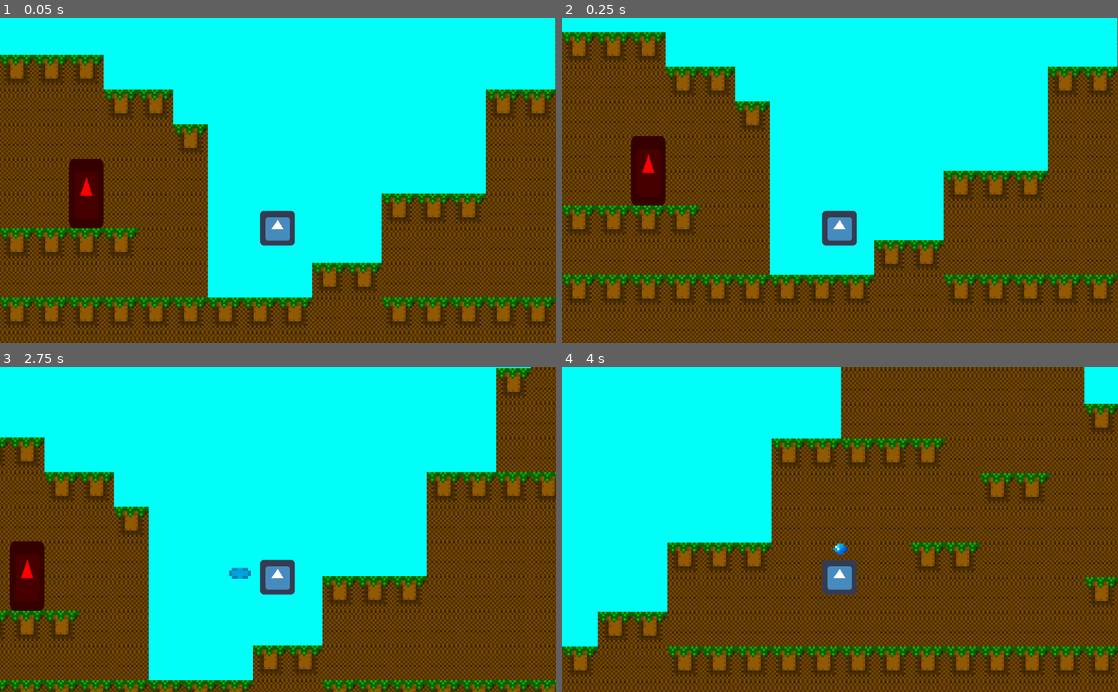
Above: before the commit, frames 1-4 (two rows, left to right).
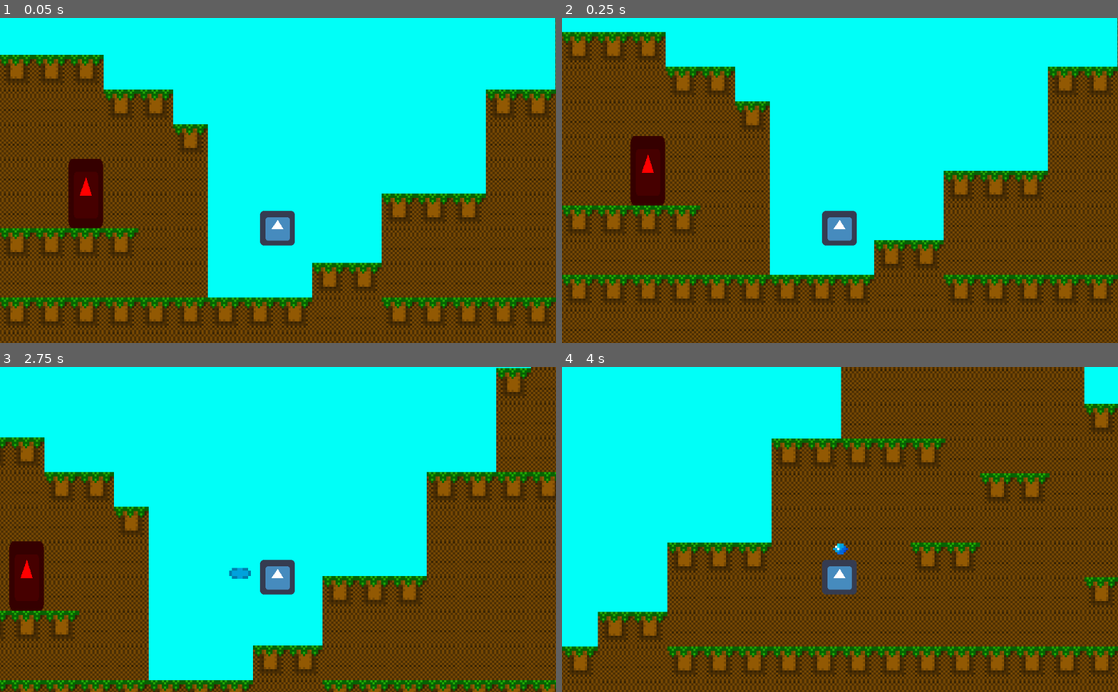
Above: after the commit, the same moments.

Repository: iloveusername/CodeOrCreateNerdsGame
Game: Godot game, scene res://Scenes/Test Scene.tscn
Two runs of this game, one before a commit and one after it. Both use one fixed random seed, a clock stepped at 60 frames per second and the inputs below. The engine's default icon, where the game draws it, is replaced by a stand-in: a white triangle on a blue panel in a dark square.
Inputs (mouse positions are in pixels of both pictures, inside the frame that each line leads up to):
- Up to frame 1 (0.05 s): no input
- Up to frame 2 (0.25 s): no input
- Up to frame 3 (2.75 s): move the mouse to (400, 513) at 0.52 s; press the mouse at (400, 513) at 0.53 s; hold Right (ui_right) 0.53-2.03 s; tap Space (ui_select) at 0.77, 1.52 s; move the mouse to (166, 545) at 1.27 s; release the mouse at (166, 545) at 1.28 s; click (166, 545) at 1.35 s; move the mouse to (333, 458) at 2.02 s; press the mouse at (333, 458) at 2.03 s; hold Left (ui_left) from 2.03 s (still down)
- Up to frame 4 (4 s): move the mouse to (812, 594) at 2.77 s; release Left (ui_left) at 2.78 s; release the mouse at (812, 594) at 2.78 s; hold Right (ui_right) from 2.78 s (still down); click (812, 594) at 2.85 s; tap Space (ui_select) at 3.02, 3.77 s; move the mouse to (1006, 578) at 3.52 s; press the mouse at (1006, 578) at 3.53 s

The runs differ from the first frame. In frame 1, less than 0.1% of the frame differs, in the area x 12-19%, y 43-65%; in frame 2, less than 0.1%, in the area x 12-19%, y 36-58%; in frame 3, less than 0.1%; in frame 4, nothing differs.

Commit message:
You can shoot at the enemy now

Diff:
--- a/Scenes/Enemy.gd
+++ b/Scenes/Enemy.gd
@@ -1,4 +1,6 @@
 extends KinematicBody2D
+
+const GRAVITY = 11
 
 var motion = Vector2()
 
@@ -6,4 +8,15 @@
 func _physics_process(delta):
 	var Player = get_parent().get_node("Player")
 
-	move_and_collide(motion)
+
+
+#Gravity
+	motion.y += GRAVITY
+
+	move_and_slide(motion)
+
+
+func _on_Area2D_body_entered(body):
+	if "Bullet" in body.name:
+		motion.y = -100
+		print ("dead")
--- a/Scenes/EnemyFire.tscn
+++ b/Scenes/EnemyFire.tscn
@@ -26,3 +26,4 @@
 [node name="CollisionShape2D" type="CollisionShape2D" parent="Area2D"]
 visible = false
 shape = SubResource( 2 )
+[connection signal="body_entered" from="Area2D" to="." method="_on_Area2D_body_entered"]
